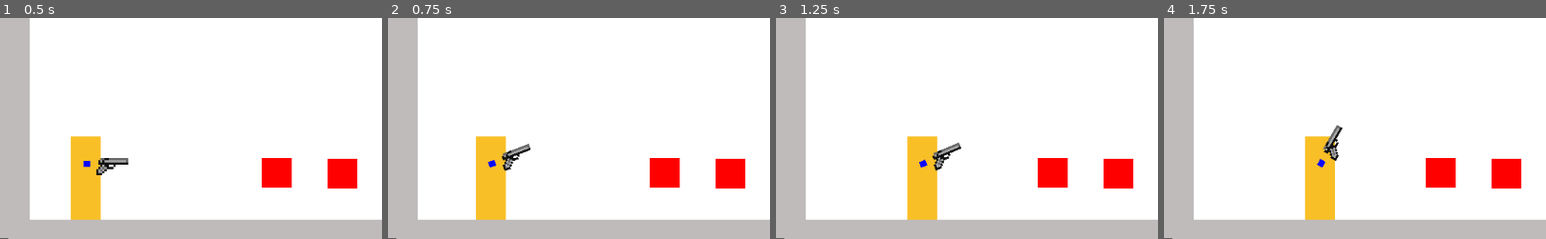
Above: before the commit, frames 1-4 (left to right).
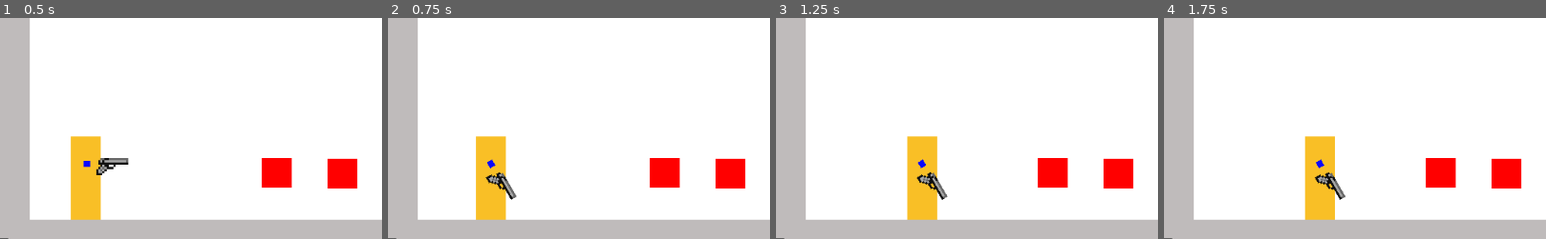
Above: after the commit, the same moments.

Repository: RubyEnoshima/JuegoRE
Game: Godot game, scene res://mapaDebug.tscn
Same seed, same stepped clock (60 frames per second), same inputs: the game is played once before the commit and once after it. Sound files missing from this copy of the repository are replaced by a short silence.
Inputs (mouse positions are % of the whole screen's width and height, from its top left):
- Up to frame 1 (0.5 s): no input
- Up to frame 2 (0.75 s): tap Enter at 0.5 s; move the mouse to (72, 45) at 0.52 s; hold Up (ui_up) from 0.53 s (still down); hold Right (mov_der) from 0.53 s (still down); click (72, 45) at 0.6 s
- Up to frame 3 (1.25 s): keep holding Up (ui_up); keep holding Right (mov_der)
- Up to frame 4 (1.75 s): keep holding Up (ui_up); move the mouse to (30, 55) at 1.27 s; release Right (mov_der) at 1.28 s; tap Right (mov_der) at 1.35 s; tap R (recargar) at 1.55 s
The pictures show only the part of the screen within x 0-50%, y 50-100%; the shares and areas given below are measured in that part.

Frame 1 is identical in both runs. In frame 2, 0.8% of the frame differs, in the area x 25-38%, y 56-83%; in frame 3, 0.8%; in frame 4, 0.8%, in the area x 39-48%, y 48-83%.

Commit message:
Regular

Diff:
--- a/Escenas/Armas/Arma.gd
+++ b/Escenas/Armas/Arma.gd
@@ -10,46 +10,57 @@
 var sePuedeDisparar = true
 var recargando = false
 var giro = false
+var disabled = false
 
 func _ready():
 	$fireRate.wait_time = fireRate
 
 func _process(delta):
-	var angulo = rad2deg(get_global_mouse_position().angle_to_point(global_position))
-	if angulo <= 60 and angulo >= -60:
-		if giro:
-			giro = false
-			$Sprite.flip_v = !$Sprite.flip_v
-		look_at(get_global_mouse_position())
-	elif -angulo >= 120 and -angulo <=180 or -angulo >= -180 and -angulo <= -120:
-		if !giro:
-			giro = true
-			$Sprite.flip_v = !$Sprite.flip_v
-		look_at(get_global_mouse_position())
+	if !disabled:
+		var angulo = rad2deg(get_global_mouse_position().angle_to_point(global_position))
+		if angulo <= 60 and angulo >= -60:
+			if giro:
+				giro = false
+				$Sprite.flip_v = !$Sprite.flip_v
+			look_at(get_global_mouse_position())
+		elif -angulo >= 120 and -angulo <=180 or -angulo >= -180 and -angulo <= -120:
+			if !giro:
+				giro = true
+				$Sprite.flip_v = !$Sprite.flip_v
+			look_at(get_global_mouse_position())
+	else:
+		if get_parent().derecha:
+			rotation_degrees = 60
+			$Sprite.flip_v = false
+		else:
+			rotation_degrees = 120
+			$Sprite.flip_v = true
 
 func disparar():
-	if sePuedeDisparar and municionActual>0 and !recargando:
-		var b=Bala.instance()
-		get_parent().get_parent().add_child(b)
-		b.global_position = $Sprite.global_position
-		b.rotate(rotation)
-		$sonido.play()
-		$fireRate.start()
-		if get_parent().derecha:
-			get_parent().velocity.x -= retroceso
-		else:
-			get_parent().velocity.x += retroceso
+	if !get_parent().velocity.x:
+		disabled = false
+		if sePuedeDisparar and municionActual>0 and !recargando:
+			var b=Bala.instance()
+			get_parent().get_parent().add_child(b)
+			b.global_position = $Sprite.global_position
+			b.rotate(rotation)
+			$sonido.play()
+			$fireRate.start()
+			if get_parent().derecha:
+				get_parent().velocity.x -= retroceso
+			else:
+				get_parent().velocity.x += retroceso
 
-		sePuedeDisparar = false
-		municionActual-=1
-	elif !municionActual:
-		if Inventario.balasPistola>0:
-			recargar()
-		else:
-			$no_ammo.play()
-		#$fireRate.start()
-		#sePuedeDisparar = false
-	print(municionActual)
+			sePuedeDisparar = false
+			municionActual-=1
+		elif !municionActual:
+			if Inventario.balasPistola>0:
+				recargar()
+			else:
+				$no_ammo.play()
+			#$fireRate.start()
+			#sePuedeDisparar = false
+		print(municionActual)
 
 func recargar():
 	if !recargando:
--- a/Escenas/Armas/Arma.tscn
+++ b/Escenas/Armas/Arma.tscn
@@ -11,6 +11,7 @@
 
 [node name="sonido" type="AudioStreamPlayer" parent="."]
 stream = ExtResource( 4 )
+volume_db = -3.029
 
 [node name="reload" type="AudioStreamPlayer" parent="."]
 stream = ExtResource( 2 )
--- a/Escenas/Personaje/Personaje.gd
+++ b/Escenas/Personaje/Personaje.gd
@@ -10,7 +10,6 @@
 
 var derecha = true
 var corriendo = false
-var mouse
 var velocity = Vector2.ZERO
 
 func _ready():
@@ -22,12 +21,22 @@
 func get_input():
 	velocity.x = 0
 	if Input.is_action_pressed("mov_der"):
+		if !$pisadas.playing: $pisadas.play()
+		velocity.x += speed
+		$Arma.disabled = true
+		#if !derecha:
+		#	derecha = true
 
-		velocity.x += speed
 	if Input.is_action_pressed("mov_izq"):
-		if derecha:
-			derecha = false
+		if !$pisadas.playing: $pisadas.play()
 		velocity.x -= speed
+		$Arma.disabled = true
+		#if derecha:
+		#	derecha = false
+
+	if !velocity.x or Input.is_action_just_released("mov_der") or Input.is_action_just_released("mov_izq"):
+		$pisadas.stop()
+
 	if Input.is_action_pressed("correr") and !corriendo:
 		corriendo = true
 		speed *= 2.7
@@ -51,7 +60,6 @@
 		elif Input.is_action_just_pressed("recargar"):
 			$Arma.recargar()
 
-
 func _physics_process(delta):
 	get_input()
 	velocity.y += gravity * delta
@@ -59,4 +67,3 @@
 	if Input.is_action_just_pressed("ui_up") and canJump:
 		if is_on_floor():
 			velocity.y = jump_speed
-	mouse = get_local_mouse_position()
--- a/Escenas/Personaje/Personaje.tscn
+++ b/Escenas/Personaje/Personaje.tscn
@@ -1,7 +1,8 @@
-[gd_scene load_steps=4 format=2]
+[gd_scene load_steps=5 format=2]
 
 [ext_resource path="res://Escenas/Armas/Arma.tscn" type="PackedScene" id=1]
 [ext_resource path="res://Escenas/Personaje/Personaje.gd" type="Script" id=2]
+[ext_resource path="res://Assets/Sonidos/footsteps.wav" type="AudioStream" id=3]
 
 [sub_resource type="RectangleShape2D" id=1]
 extents = Vector2( 20.6624, 55.8785 )
@@ -30,3 +31,8 @@
 position = Vector2( 0.618057, -53.2056 )
 
 [node name="Sprite" type="Sprite" parent="."]
+
+[node name="pisadas" type="AudioStreamPlayer2D" parent="."]
+stream = ExtResource( 3 )
+max_distance = 9000.0
+attenuation = 0.0323521
Not shown, added: Assets/Sonidos/footsteps.wav.import
Not shown, changed: Assets/Sonidos/footsteps.wav
